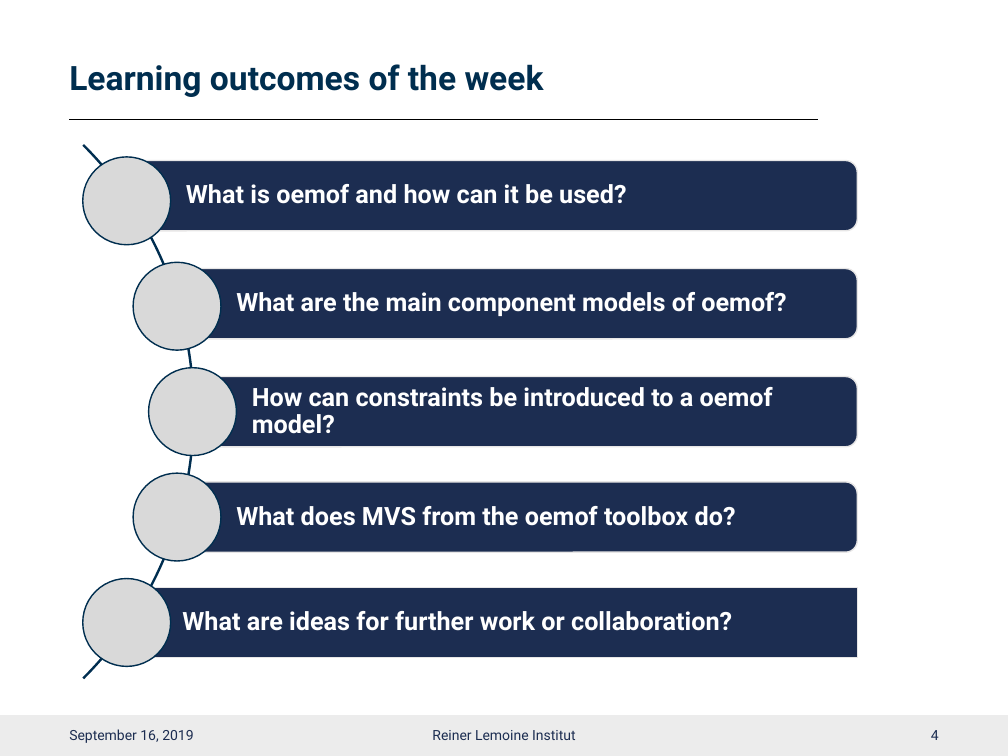
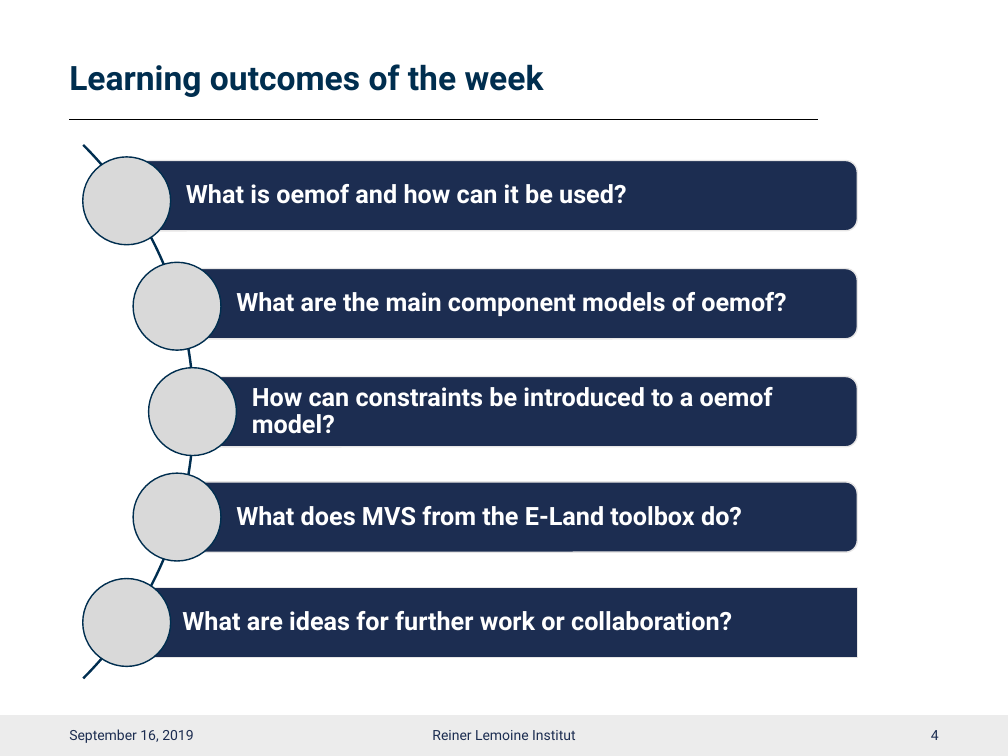
Before and after one commit to smartie2076/oemof_workshop, a slide deck: slide 5 of Oemof_Workshop_01_Kickoff_Monday.pptx. Drawn at 1008x756 pixels with LibreOffice and Linux fonts; fonts in the diff are those of the drawing; background and template pictures are left out. Boxes give left, top, right and bottom in pixels: in the first picture for what was removed or moved away, otherwise in the second. Text is boxed around its words. In the diff, an @@ line names an element or a change of style, - is before the commit and + after.

```diff
--- a/Oemof_Workshop_01_Kickoff_Monday.pptx
+++ b/Oemof_Workshop_01_Kickoff_Monday.pptx
@@ text at box(236, 506, 742, 526): text changed @@
-What does MVS from the oemof toolbox do?
+What does MVS from the E-Land toolbox do?
```
Also in this commit, not shown: 7 other files.
